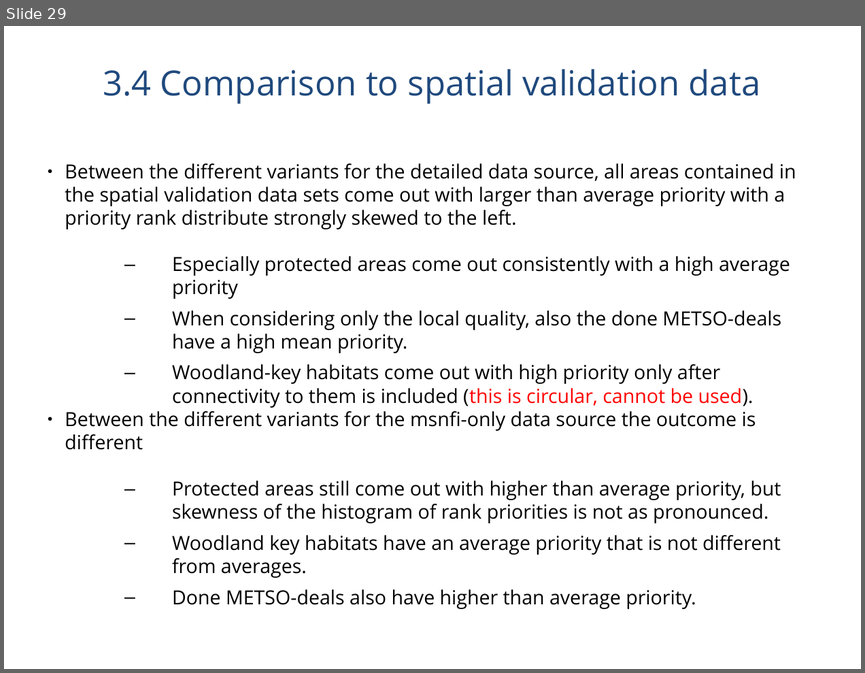
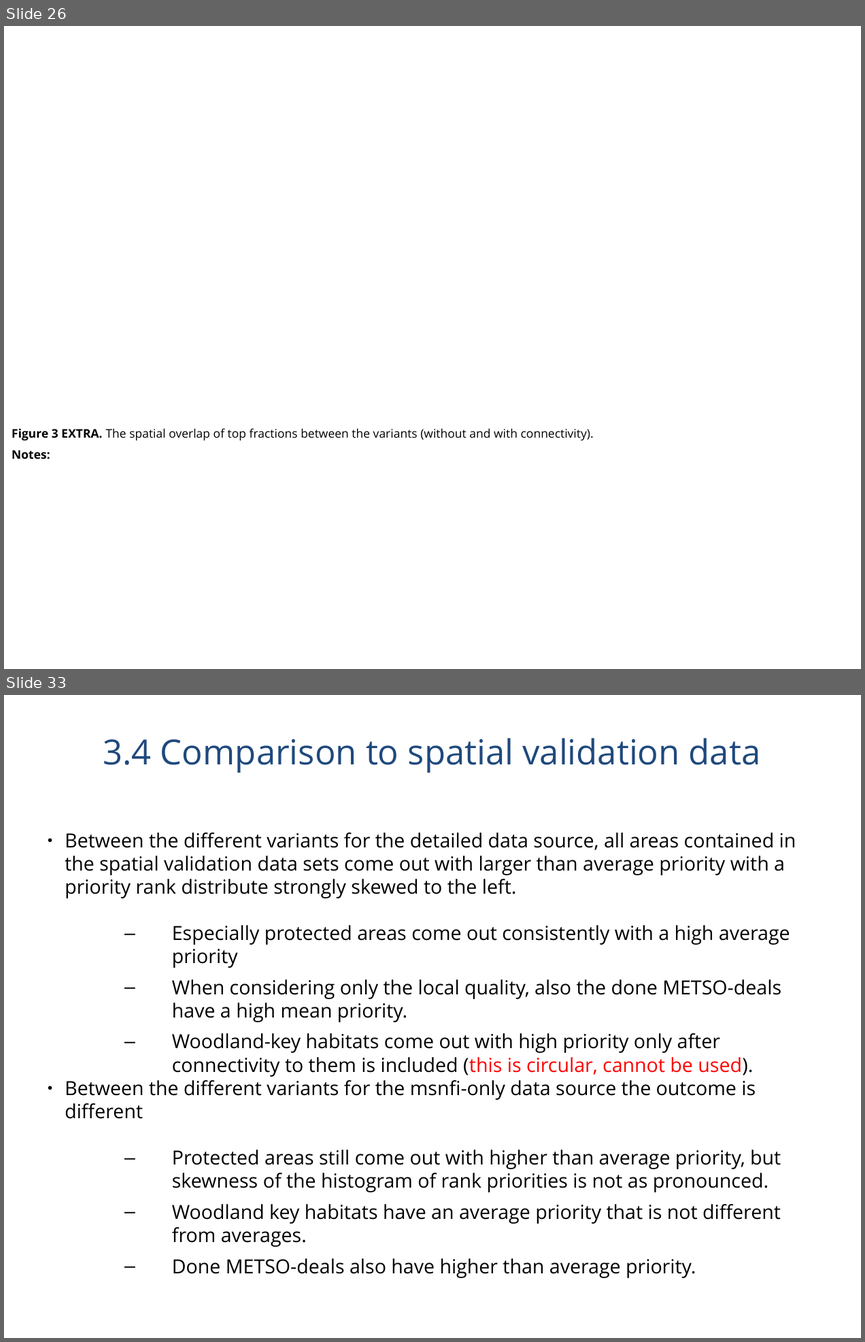
Before and after one commit to jlehtoma/validityms, a slide deck: reports/validity_ms_outline.ppt. Shown one above the other, each under a label of ours: slide 29 before the commit, slides 26 and 33 after it; the slides between them are not shown. The pictures are 865x673 and 865x1342 pixels, drawn with LibreOffice and Linux fonts; fonts in the diff are those of the drawing. Boxes give left, top, right and bottom in pixels: in the first picture for what was removed or moved away, otherwise in the second. Text is boxed around its words. In the diff, an @@ line names an element or a change of style, - is before the commit and + after.

```diff
--- a/reports/validity_ms_outline.ppt
+++ b/reports/validity_ms_outline.ppt
@@ slide 26 added at bbox=[4, 26, 861, 669], background #FFFFFF @@
@@ text added at bbox=[11, 428, 594, 459], 11 pt, text #000000 @@
+Figure 3 EXTRA. The spatial overlap of top fractions between the variants (without and with connectivity).
+Notes:
@@ what was slide 29 is now slide 33 @@
```
Also in this commit, not shown: 9 slides changed, 9 other slides added, 7 slides removed, 1 other file.
